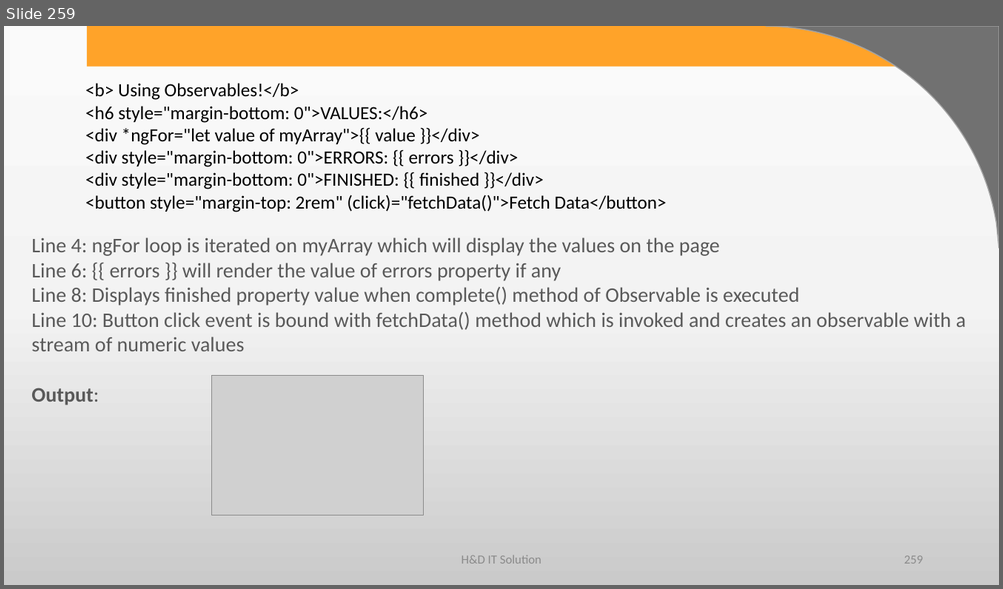
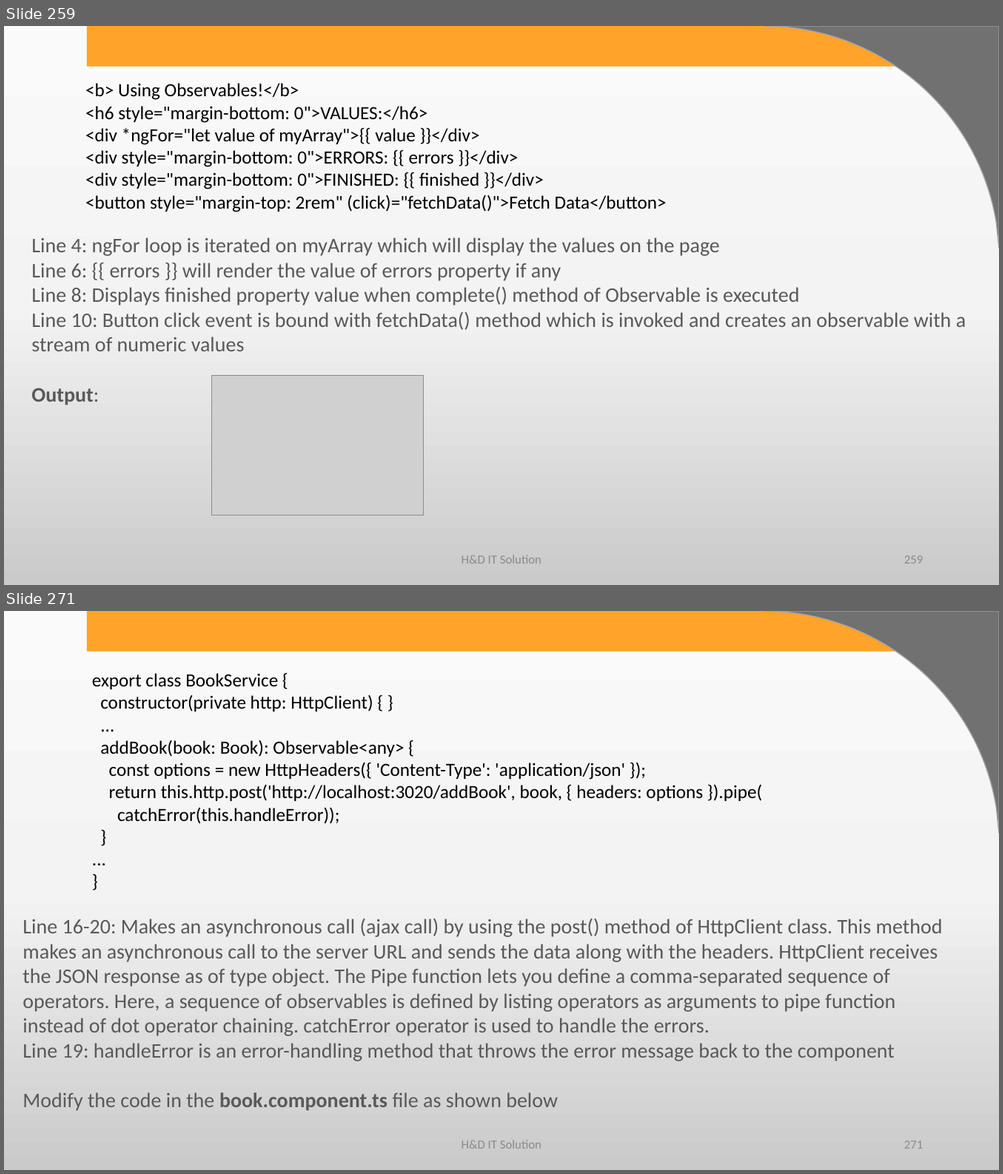
Before and after one commit to harshadasawant/forms, a slide deck: ppt/ANGULAR.pptx. Shown one above the other, each under a label of ours: slide 259 before the commit, slides 259 and 271 after it; the slides between them are not shown. The pictures are 1003x589 and 1003x1174 pixels, drawn with LibreOffice and Linux fonts; fonts in the diff are those of the drawing; grey boxes stand for pictures; background and template pictures are left out. Boxes give left, top, right and bottom in pixels: in the first picture for what was removed or moved away, otherwise in the second. Text is boxed around its words. In the diff, an @@ line names an element or a change of style, - is before the commit and + after.

```diff
--- a/ppt/ANGULAR.pptx
+++ b/ppt/ANGULAR.pptx
@@ slide 271 added at (4, 611, 999, 1170), background gradient #FBFBFB to #F4F4F4 to #CBCBCB; not listed: 2 template elements that a slide beside it also shows @@
@@ text added at (92, 673, 762, 824), 18 pt, text #000000 @@
+export class BookService {
+constructor(private http: HttpClient) { }
+...
+addBook(book: Book): Observable<any> {
+const options = new HttpHeaders({ 'Content-Type': 'application/json' });
+return this.http.post('http://localhost:3020/addBook', book, { headers: options }).pipe(
+catchError(this.handleError));
+}
+...
+}
@@ text added at (22, 919, 942, 1111), 20 pt, text #595959 @@
+Line 16-20: Makes an asynchronous call (ajax call) by using the post() method of HttpClient class. This method makes an asynchronous call to the server URL and sends the data along with the headers. HttpClient receives the JSON response as of type object. The Pipe function lets you define a comma-separated sequence of operators. Here, a sequence of observables is defined by listing operators as arguments to pipe function instead of dot operator chaining. catchError operator is used to handle the errors.
+Line 19: handleError is an error-handling method that throws the error message back to the component
+Modify the code in the book.component.ts file as shown below
@@ text added at (461, 1141, 541, 1149), 12 pt, text #8C8C8C @@
+H&D IT Solution
@@ page number added at (904, 1141, 922, 1149), 12 pt, text #8C8C8C @@
+271
```
Also in this commit, not shown: 22 other slides added, 2 other files.
